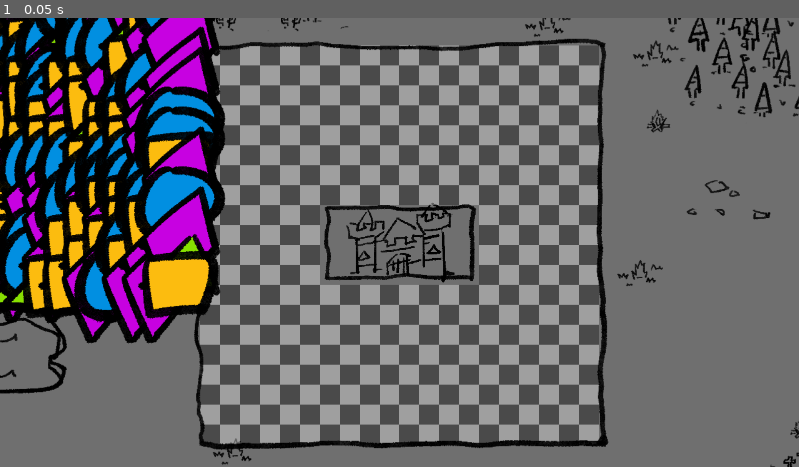
Above: before the commit, frame 1.
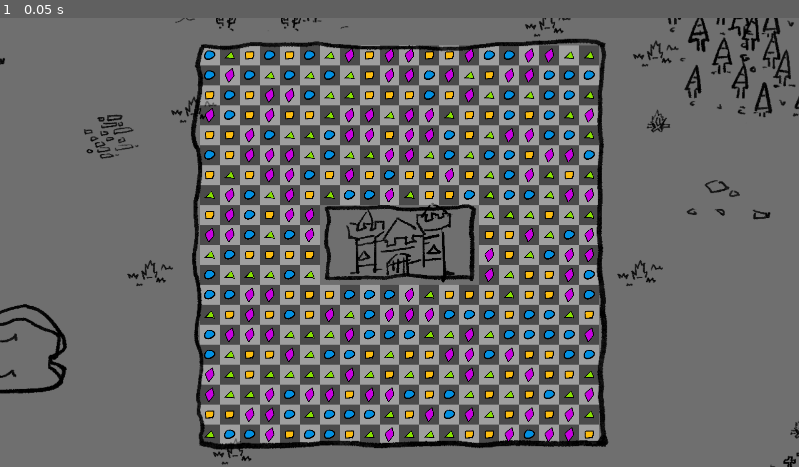
Above: after the commit, the same moment.

Repository: sdotyxz/playground_godot
Game: Godot game, scene res://puzzle_chess/level/main/main.tscn
Two runs of this game, one before a commit and one after it. Both use one fixed random seed, a clock stepped at 60 frames per second and the inputs below.
Inputs:
- Up to frame 1 (0.05 s): no input

The runs differ from the first frame. In frame 1, 26% of the frame differs, in the area x 0-75%, y 0-95%.

Commit message:
spawn dots

Diff:
--- a/Game/project.godot
+++ b/Game/project.godot
@@ -23,3 +23,11 @@
 [editor_plugins]
 
 enabled=PackedStringArray("res://addons/csv-data-importer/plugin.cfg")
+
+[input]
+
+ui_touch={
+"deadzone": 0.5,
+"events": [Object(InputEventMouseButton,"resource_local_to_scene":false,"resource_name":"","device":-1,"window_id":0,"alt_pressed":false,"shift_pressed":false,"ctrl_pressed":false,"meta_pressed":false,"button_mask":1,"position":Vector2(655, 21),"global_position":Vector2(661, 83),"factor":1.0,"button_index":1,"canceled":false,"pressed":true,"double_click":false,"script":null)
+]
+}
--- /dev/null
+++ b/Game/puzzle_chess/entity/dots/dot.gd
@@ -0,0 +1,21 @@
+extends Node
+
+# define enum for the different types of dot
+enum DotType {
+	SQUARE,
+	CIRCLE,
+	TRIANGLE,
+	DIAMOND
+}
+
+# export dot type
+@export var dot_type : DotType = DotType.SQUARE
+
+# Called when the node enters the scene tree for the first time.
+func _ready():
+	pass # Replace with function body.
+
+
+# Called every frame. 'delta' is the elapsed time since the previous frame.
+func _process(delta):
+	pass
--- a/Game/puzzle_chess/entity/dots/dot_circle.tscn
+++ b/Game/puzzle_chess/entity/dots/dot_circle.tscn
@@ -1,8 +1,11 @@
-[gd_scene load_steps=2 format=3 uid="uid://dho41bavyr8qt"]
+[gd_scene load_steps=3 format=3 uid="uid://dho41bavyr8qt"]
 
 [ext_resource type="Texture2D" uid="uid://dpqfsjs3l4ukh" path="res://puzzle_chess/entity/dots/dot_circle.png" id="1_4v1o2"]
+[ext_resource type="Script" path="res://puzzle_chess/entity/dots/dot.gd" id="1_nt74a"]
 
 [node name="dot_circle" type="Node2D"]
+script = ExtResource("1_nt74a")
+dot_type = 1
 
 [node name="Sprite2D" type="Sprite2D" parent="."]
 texture = ExtResource("1_4v1o2")
--- a/Game/puzzle_chess/entity/dots/dot_diamond.tscn
+++ b/Game/puzzle_chess/entity/dots/dot_diamond.tscn
@@ -1,8 +1,11 @@
-[gd_scene load_steps=2 format=3 uid="uid://5088868pt7pi"]
+[gd_scene load_steps=3 format=3 uid="uid://5088868pt7pi"]
 
 [ext_resource type="Texture2D" uid="uid://dy4jbqwj42bwb" path="res://puzzle_chess/entity/dots/dot_diamond.png" id="1_0c3tw"]
+[ext_resource type="Script" path="res://puzzle_chess/entity/dots/dot.gd" id="1_35vy4"]
 
 [node name="dot_diamond" type="Node2D"]
+script = ExtResource("1_35vy4")
+dot_type = 3
 
 [node name="Sprite2D" type="Sprite2D" parent="."]
 texture = ExtResource("1_0c3tw")
--- a/Game/puzzle_chess/entity/dots/dot_square.tscn
+++ b/Game/puzzle_chess/entity/dots/dot_square.tscn
@@ -1,8 +1,10 @@
-[gd_scene load_steps=2 format=3 uid="uid://dk7r4epciukgm"]
+[gd_scene load_steps=3 format=3 uid="uid://dk7r4epciukgm"]
 
+[ext_resource type="Script" path="res://puzzle_chess/entity/dots/dot.gd" id="1_s1tpe"]
 [ext_resource type="Texture2D" uid="uid://ngth05fyefno" path="res://puzzle_chess/entity/dots/dot_square.png" id="1_tdn8i"]
 
 [node name="dot_square" type="Node2D"]
+script = ExtResource("1_s1tpe")
 
 [node name="Sprite2D" type="Sprite2D" parent="."]
 texture = ExtResource("1_tdn8i")
--- a/Game/puzzle_chess/entity/dots/dot_triangle.tscn
+++ b/Game/puzzle_chess/entity/dots/dot_triangle.tscn
@@ -1,8 +1,11 @@
-[gd_scene load_steps=2 format=3 uid="uid://b065yutpdteh3"]
+[gd_scene load_steps=3 format=3 uid="uid://b065yutpdteh3"]
 
 [ext_resource type="Texture2D" uid="uid://cwbkyf314xor3" path="res://puzzle_chess/entity/dots/dot_triangle.png" id="1_4nt68"]
+[ext_resource type="Script" path="res://puzzle_chess/entity/dots/dot.gd" id="1_qra7u"]
 
 [node name="dot_triangle" type="Node2D"]
+script = ExtResource("1_qra7u")
+dot_type = 2
 
 [node name="Sprite2D" type="Sprite2D" parent="."]
 texture = ExtResource("1_4nt68")
--- a/Game/puzzle_chess/level/main/main.tscn
+++ b/Game/puzzle_chess/level/main/main.tscn
@@ -2,7 +2,7 @@
 
 [ext_resource type="Texture2D" uid="uid://d054jiud2ru2v" path="res://puzzle_chess/level/main/battle_map.png" id="1_dsiuf"]
 [ext_resource type="Texture2D" uid="uid://bph8gihbj5tf" path="res://puzzle_chess/level/main/slot.png" id="2_eqeuo"]
-[ext_resource type="Script" path="res://puzzle_chess/level/main/match3grid.gd" id="2_qft4v"]
+[ext_resource type="Script" path="res://puzzle_chess/mecha/match3/match3grid.gd" id="2_qft4v"]
 [ext_resource type="Texture2D" uid="uid://gliecs0q66wu" path="res://puzzle_chess/level/main/match3_frame-1.png" id="2_xamd6"]
 [ext_resource type="Texture2D" uid="uid://b6t7ekgajh6pr" path="res://puzzle_chess/level/main/match3_frame-2.png" id="3_6wlcn"]
 [ext_resource type="Script" path="res://puzzle_chess/level/main/match3_tile.gd" id="3_brsbg"]
--- a/Game/puzzle_chess/level/main/match3grid.gd
+++ b/Game/puzzle_chess/mecha/match3/match3grid.gd
@@ -7,6 +7,8 @@
 	preload("res://puzzle_chess/entity/dots/dot_triangle.tscn"),
 	preload("res://puzzle_chess/entity/dots/dot_diamond.tscn"),
 ]
+
+@onready var tile_map : TileMap = $TileMap
 
 @export var width = 20
 @export var height = 20
@@ -31,13 +33,37 @@
 
 # spawn dots
 func spawn_dots():
+	# define dot start point value to 20, 7
+	var start_point = Vector2(20, 7)
+	# define block rect
+	var block_rect = Rect2(26, 15, 8, 4)
+
 	for i in width:
 		for j in height:
 			var dot = possible_dots[randi() % possible_dots.size()].instantiate()
-			dot.position = Vector2(i * 32, j * 32)
+
+			# define dot point
+			var dot_point = start_point + Vector2(i, j)
+
+			# check if the dot point is in the block rect
+			if block_rect.has_point(dot_point):
+				continue
+
+			dot.position = tile_map.map_to_local(dot_point)
+			dot.scale = Vector2(0.125, 0.125)
+
 			add_child(dot)
 			all_dots[i][j] = dot
 
 # Called every frame. 'delta' is the elapsed time since the previous frame.
 func _process(delta):
+	touch_input()
 	pass
+
+# process touch input
+func touch_input():
+	if Input.is_action_just_pressed("ui_touch"):
+		pass
+	if Input.is_action_just_released("ui_touch"):
+		pass
+	pass
